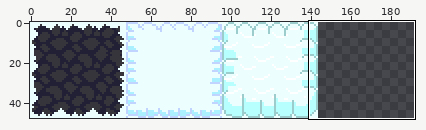
Two versions of one pixel-art file, src/commonMain/resources/graphics/tileset_2.aseprite. The first picture is a wide view before the edit; the outline marks the close-up.
Close-up. Old version:
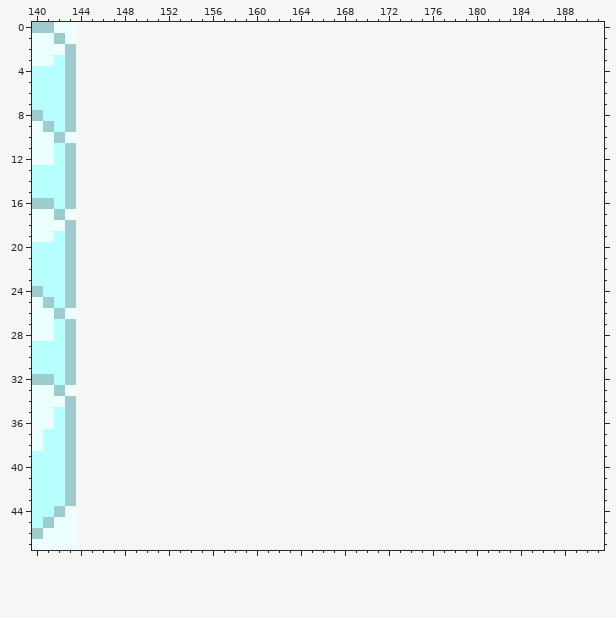
144x48 pixels, 1 frame. Colours within 5 levels of each other are drawn and written as one. Shown: x 140..191, y 0..47. The old version is drawn lined up with the new one, on the new canvas.
After the commit:
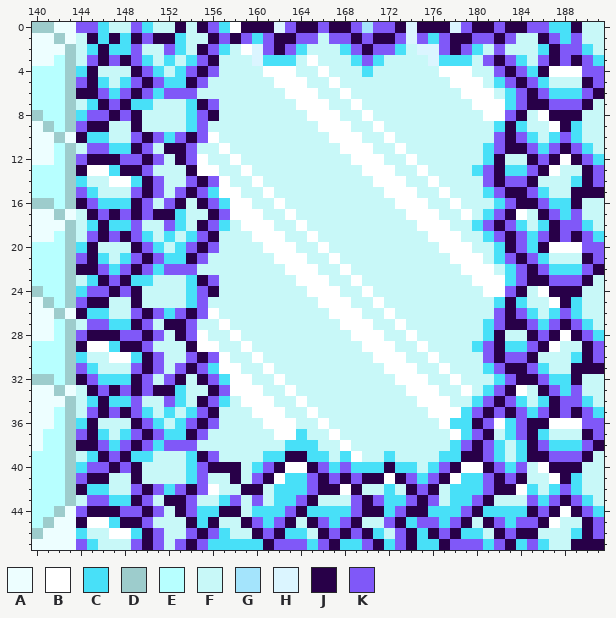
Palette (. is transparent): A #edfeff  B #ffffff  C #48e0f8  D #9dcccc  E #b7ffff  F #c8f8f8  G #a4e4fc  H #dbf5ff  J #280048  K #8058f8
From old to new:
canvas 144x48 -> 192x48
y 0: x 144..191 ................................................ -> KKCFFKCFFJFJKCBJJJHKJJKJJKGKKJHJJJHKJJKJJKKCCJFF
y 1: x 144..191 ................................................ -> FJCJCJKJJCFFJKJKCKJJKKFKKJKJJKHKCKJJKKJKFFJKCKFF
y 2: x 144..191 ................................................ -> FCJCCKFFKCFJKCFBHKJKCFFFCKJKKCFHHKJKCFKFFFCJKKCF
y 3: x 144..191 ................................................ -> FKJKJKCFCFCKJFFFHCCCFBFFFCKCFFFFHCCCFKJKCFKJKJKC
y 4: x 144..191 ................................................ -> CJFFFJKCFCKJKFFFFBBBFFBFFFCFFFFFFBBBFFKJKCJBBBKK
y 5: x 144..191 ................................................ -> KJCFCKJKCCJKFFFFFFBBBFFBFFFFFFFFFFBBBFCKJKCFFFJK
y 6: x 144..191 ................................................ -> JJKCKJKCKKKFFFFFFFFBBBFFBFFFFFFFFFFBBBFCKJKCCCKJ
y 7: x 144..191 ................................................ -> FCJKJCCFFFCJKFFFFFFFBBBFFBFFFFFFFFFFBBBCKJJKKKJF
y 8: x 144..191 ................................................ -> CKKJKJFFFFCKJFFFFFFFFBBBFFBFFFFFFFFFFBBKJFBJJJFF
y 9: x 144..191 ................................................ -> KJJFFJFFFFCKFFFFFFFFFFBBBFFBFFFFFFFFFFCJCFFBJCFF
y 10: x 144..191 ................................................ -> JCCFFKJKCKJKBFFFFFFFFFFBBBFFBFFFFFFFFFKJKCFCKCFF
y 11: x 144..191 ................................................ -> FKKCCJKFJJKFFBFFFFFFFFFFBBBFFBFFFFFFFCKJJKCKJKCF
y 12: x 144..191 ................................................ -> KJJJKKJKFJKBFFBFFFFFFFFFFBBBFFBFFFFFFCJFFJKJBJKC
y 13: x 144..191 ................................................ -> JBBCJJKFFFJBBFFBFFFFFFFFFFBBBFFBFFFFCKJCCKJBFFJK
y 14: x 144..191 ................................................ -> CFFBBCJKFFKJKBFFBFFFFFFFFFFBBBFFBFFFFKJKKJFFFCJK
y 15: x 144..191 ................................................ -> KCFFFKJKFKJKCBBFFBFFFFFFFFFFBBBFFBFFFCKJJKCFFJJJ
y 16: x 144..191 ................................................ -> JKCCCJKFKJFJKCBBFFBFFFFFFFFFFBBBFFBFFFCKJJKCCJFF
y 17: x 144..191 ................................................ -> FJKJKJKJJCFFJKBBBFFBFFFFFFFFFFBBBFFBFCKJBFJKCKFF
y 18: x 144..191 ................................................ -> FCJCCKFFKCFJKCFBBBFFBFFFFFFFFFFBBBFFCKJKCFCJKKCF
y 19: x 144..191 ................................................ -> FKJKJKCFCFCKJFFFBBBFFBFFFFFFFFFFBBBFFCKJKCKJKJKC
y 20: x 144..191 ................................................ -> CJFFFJKCFCKJKFFFFBBBFFBFFFFFFFFFFBBBFFCJKCJBBBKK
y 21: x 144..191 ................................................ -> KJCFCKJKCCJKFFFFFFBBBFFBFFFFFFFFFFBBBFCKJKCFFFJK
y 22: x 144..191 ................................................ -> JJKCKJKCKKKFFFFFFFFBBBFFBFFFFFFFFFFBBBFCKJKCCCKJ
y 23: x 144..191 ................................................ -> FCJKJCCFFFCJKFFFFFFFBBBFFBFFFFFFFFFFBBBCKJJKKKJF
y 24: x 144..191 ................................................ -> CKKJKJFFFFCKJFFFFFFFFBBBFFBFFFFFFFFFFBBKJFBJJJFF
y 25: x 144..191 ................................................ -> KJJFFJFFFFCKFFFFFFFFFFBBBFFBFFFFFFFFFFCJCFFBJCFF
y 26: x 144..191 ................................................ -> JCCFFKJKCKJKBFFFFFFFFFFBBBFFBFFFFFFFFFKJKCFCKCFF
y 27: x 144..191 ................................................ -> FKKCCJKFJJKFFBFFFFFFFFFFBBBFFBFFFFFFFCKJJKCKJKCF
y 28: x 144..191 ................................................ -> KJJJKKJKFJKBFFBFFFFFFFFFFBBBFFBFFFFFFCJFFJKJBJKC
y 29: x 144..191 ................................................ -> JBBCJJKFFFJBBFFBFFFFFFFFFFBBBFFBFFFFCKJCCKJBFFJK
y 30: x 144..191 ................................................ -> CFFBBCJKFFKJKBFFBFFFFFFFFFFBBBFFBFFFFKJKKJFFFCJK
y 31: x 144..191 ................................................ -> KCFFFKJKFKJKCBBFFBFFFFFFFFFFBBBFFBFFFCKJJKCFFJJJ
y 32: x 144..191 ................................................ -> JKCCCJKFKJFJKCBBFFBFFFFFFFFFFBBBFFBFFFCKJJKCCJFF
y 33: x 144..191 ................................................ -> FJKJKJKJJCFFJKBBBFFBFFFFFFFFFFBBBFFBFCKJBFJKCKFF
y 34: x 144..191 ................................................ -> FCJCCKFFKCFJKCFBBBFFBFFFFFFFFFFBBBFFCKJKCFCJKKCF
y 35: x 144..191 ................................................ -> FKJKJKCFCFCKJFFFBBBFFBFFFFFFFFFFBBBCKJKJKCKJKJKC
y 36: x 144..191 ................................................ -> CJFFFJKCFCKJKFFFFBBBFFBFFFFFFFFFFBCCJKBCKJJBBBKK
y 37: x 144..191 ................................................ -> KJCFCKJKCCJKFFFFFFBBCFFBFFFFFFFFFFBCKJFCKJCFFFJK
y 38: x 144..191 ................................................ -> JJKCKJKCKKKFFFFFFFFCCCFFBFFFFFFFFFCKJKCFCJKCCCKJ
y 39: x 144..191 ................................................ -> FCJKJCCFFFCJKFFFFCCJJCCFCBFFCFFFFCCJJKCFCJJKKKJF
y 40: x 144..191 ................................................ -> CKKJKJFFFFCKJJJFCKJBBJKCKCCCJCCFCKJBBJKCKFBJJJFF
y 41: x 144..191 ................................................ -> KJJFFJFFFFCKFFJFKJBCCKJKJKJJBJKCKJBCCKJKJFFBJCFF
y 42: x 144..191 ................................................ -> JCCFFKJKCKJKBFFJJFCCCKJJBJFFCFJKJFCCCKJJBCFCKCFF
y 43: x 144..191 ................................................ -> FKKCCJKFJJKFFCKFKFCCKJFFFKJKCCKJKFCCKJFFFKCKJKCF
y 44: x 144..191 ................................................ -> KJJJKKJKFJKCCJJFCCCKJCCCCKJJCKJJCCCKJCCCCJKJBJKC
y 45: x 144..191 ................................................ -> JBBCJJKFFFJCJFFJKCKJFJKCKJFFKJCKKCKJFJKCKKJBFFJK
y 46: x 144..191 ................................................ -> CFFBBCJKFFKJKCFFJKJCCFJKJKJCFKJCJKJCCFJKJJFFFCJK
y 47: x 144..191 ................................................ -> KCFFFKJKFKJKCCCCCJKKKCKJCCKJCKJCCJKKKCKJCKCFFJJJ
Boxes around the changes in both close-ups, in picture pixels (x1, y1, x2, y2):
added: (76, 22, 604, 550)
